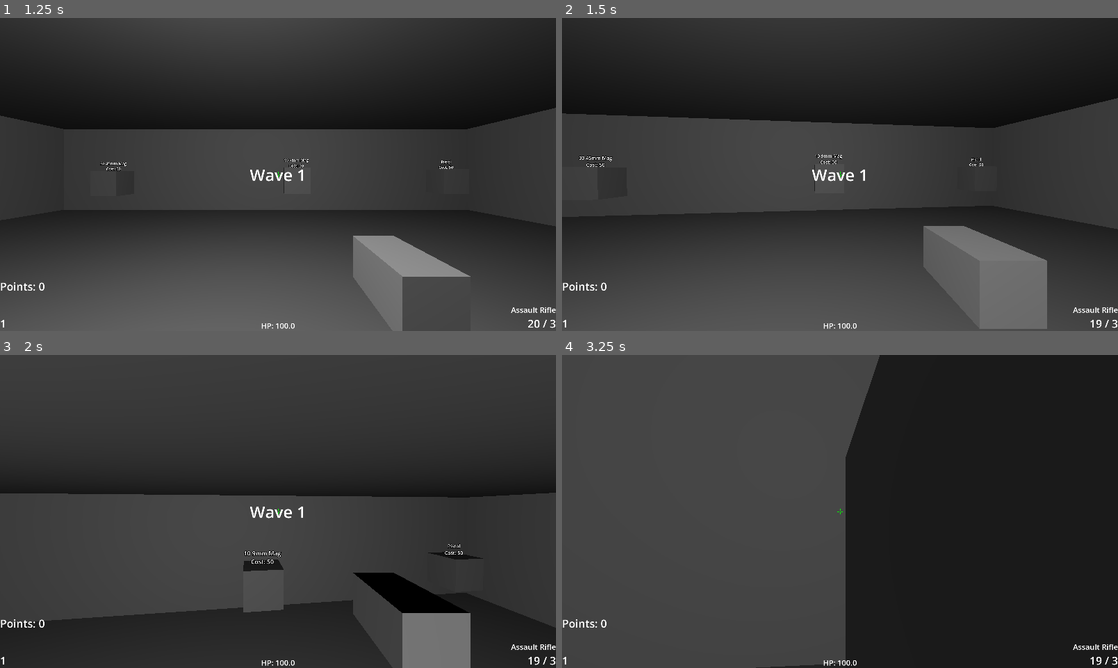
Above: before the commit, frames 1-4 (two rows, left to right).
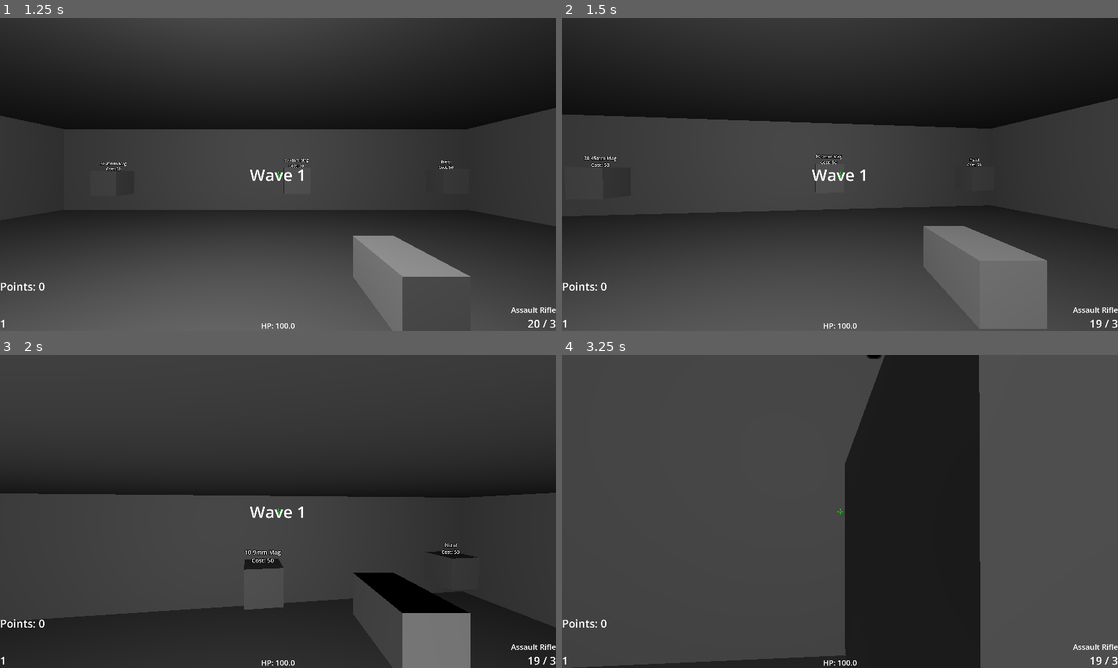
Above: after the commit, the same moments.

Repository: jarodarte/project-simba
Game: Godot game, scene res://game_start.tscn
The game is run twice, just before and just after one commit, with the same random seed, the same clock (stepped at 60 frames per second) and the same inputs. Sound files missing from this copy of the repository are replaced by a short silence.
Inputs (mouse positions are in pixels of both pictures, inside the frame that each line leads up to):
- Up to frame 1 (1.25 s): click "Play" at 0.5 s
- Up to frame 2 (1.5 s): tap Enter at 1.25 s; move the mouse to (867, 174) at 1.27 s; hold W (forward) from 1.28 s (still down); hold E (interact) from 1.28 s (still down); click (867, 174) at 1.42 s
- Up to frame 3 (2 s): keep holding W (forward); keep holding E (interact); tap Space (jump) at 1.52 s
- Up to frame 4 (3.25 s): keep holding W (forward); move the mouse to (812, 511) at 2.02 s; release E (interact) at 2.03 s; tap Mouse wheel up (next_weapon) at 2.1 s; tap Space (jump) at 2.27 s; move the mouse to (851, 505) at 2.77 s; hold Mouse wheel down (prev_weapon) from 2.78 s (still down)

Frame 1 is identical in both runs. In frame 2, 0.5% of the frame differs, in the area x 0-100%, y 25-68%; in frame 3, 0.7%; in frame 4, 26%, in the area x 1-100%, y 0-100%.

Commit message:
movement update
integrate "floaty" movement that requires counter-strafing to stop momentum

Diff:
--- a/player.gd
+++ b/player.gd
@@ -7,6 +7,9 @@
 const BOB_SPEED = (2 * PI) # how fast the cycle runs
 const BOB_AMOUNT = 0.05    # how far it moves
 const BOB_LERP_SPEED = 10.0
+const ACCELERATION = 20.0
+const FRICTION = 6.0
+const COUNTER_STRAFE_DECEL = 16.
 
 @onready var camera = $Camera3D
 @onready var raycast = $Camera3D/RayCast3D
@@ -208,8 +211,18 @@
 	# movement process
 	var input = Input.get_vector("left", "right", "forward", "back")
 	var dir = (transform.basis * Vector3(input.x, 0, input.y)).normalized()
-	velocity.x = dir.x * SPEED
-	velocity.z = dir.z * SPEED
+	var horizontal_velocity = Vector2(velocity.x, velocity.z)
+	var input_dot = horizontal_velocity.dot(Vector2(dir.x, dir.z))
+	if input.length() > 0.0:
+		if input_dot < 0.0:
+			velocity.x = lerp(velocity.x, dir.x * SPEED, COUNTER_STRAFE_DECEL * delta)
+			velocity.z = lerp(velocity.z, dir.z * SPEED, COUNTER_STRAFE_DECEL * delta)
+		else:
+			velocity.x = lerp(velocity.x, dir.x * SPEED, ACCELERATION * delta)
+			velocity.z = lerp(velocity.z, dir.z * SPEED, ACCELERATION * delta)
+	else:
+		velocity.x = lerp(velocity.x, 0.0, FRICTION * delta)
+		velocity.z = lerp(velocity.z, 0.0, FRICTION * delta)
 	move_and_slide()
 
 	var speed_ratio = clamp(Vector2(velocity.x, velocity.z).length() / SPEED, 0.0, 1.0)
